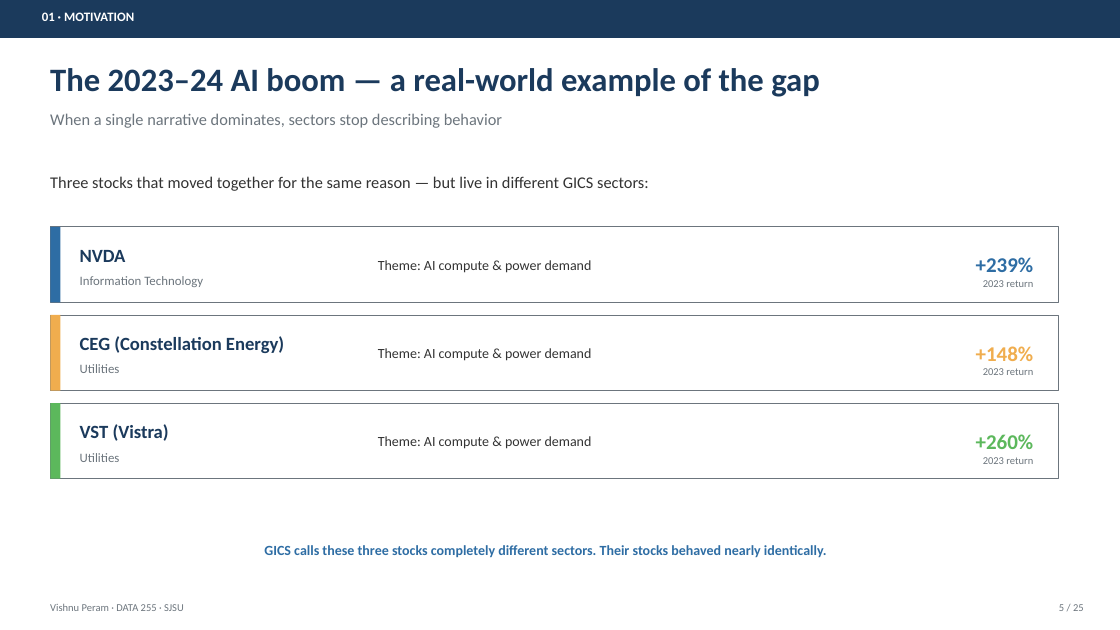
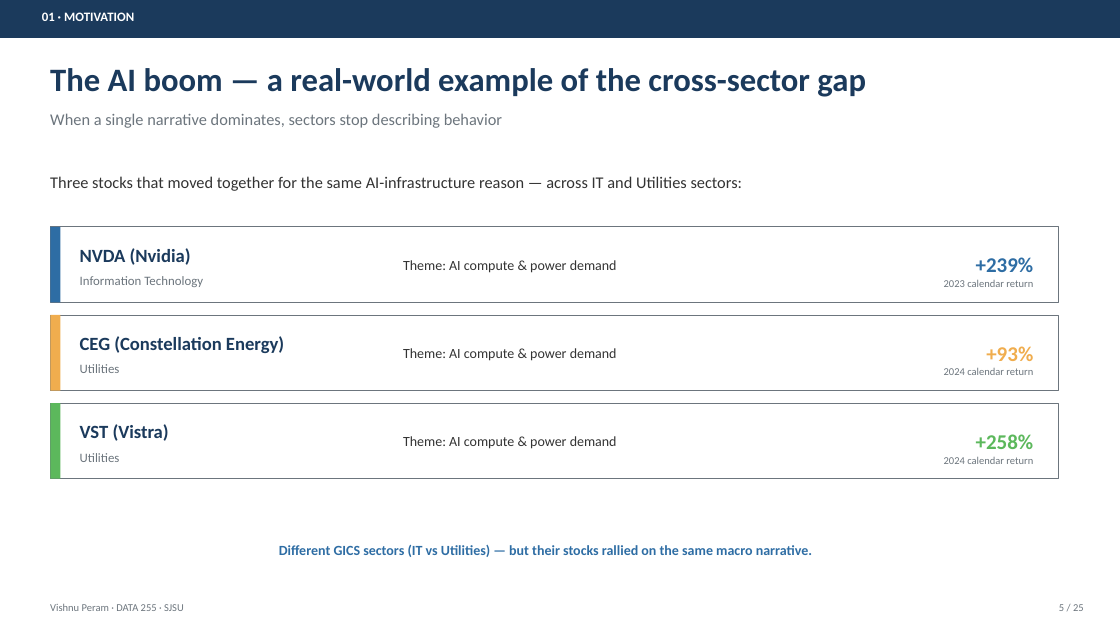
Before and after one commit to PeramVishnuSree/Stock-Behavioral-Clustering-and-Return-Prediction, a slide deck: slide 5 of PRESENTATION.pptx. Drawn at 1120x630 pixels with LibreOffice and Linux fonts; fonts in the diff are those of the drawing. Boxes give left, top, right and bottom in pixels: in the first picture for what was removed or moved away, otherwise in the second. Text is boxed around its words. In the diff, an @@ line names an element or a change of style, - is before the commit and + after.

```diff
--- a/PRESENTATION.pptx
+++ b/PRESENTATION.pptx
@@ text at box(50, 68, 866, 97): text changed @@
-The 2023–24 AI boom — a real-world example of the gap
+The AI boom — a real-world example of the cross-sector gap
@@ text at box(50, 176, 743, 191): text changed @@
-Three stocks that moved together for the same reason — but live in different GICS sectors:
+Three stocks that moved together for the same AI-infrastructure reason — across IT and Utilities sectors:
@@ text at box(80, 248, 191, 265): text changed @@
-NVDA
+NVDA (Nvidia)
@@ text "Theme: AI compute & power ...": place and size @@
-text "Theme: AI compute & power ..." at box(378, 260, 592, 273)
+text "Theme: AI compute & power ..." at box(403, 260, 617, 273)
@@ text at box(944, 280, 1033, 287): text changed @@
-2023 return
+2023 calendar return
@@ text "Theme: AI compute & power ...": place and size @@
-text "Theme: AI compute & power ..." at box(378, 348, 592, 361)
+text "Theme: AI compute & power ..." at box(403, 348, 617, 361)
@@ text at box(986, 346, 1033, 361): text changed @@
-+148%
++93%
@@ text at box(944, 368, 1033, 375): text changed @@
-2023 return
+2024 calendar return
@@ text "Theme: AI compute & power ...": place and size @@
-text "Theme: AI compute & power ..." at box(378, 436, 592, 449)
+text "Theme: AI compute & power ..." at box(403, 436, 617, 449)
@@ text at box(976, 434, 1034, 449): text changed @@
-+260%
++258%
@@ text at box(944, 457, 1033, 464): text changed @@
-2023 return
+2024 calendar return
@@ text at box(279, 545, 812, 557): text changed @@
-GICS calls these three stocks completely different sectors. Their stocks behaved nearly identically.
+Different GICS sectors (IT vs Utilities) — but their stocks rallied on the same macro narrative.
```
Also in this commit, not shown: 11 other slides changed, 16 other files.
